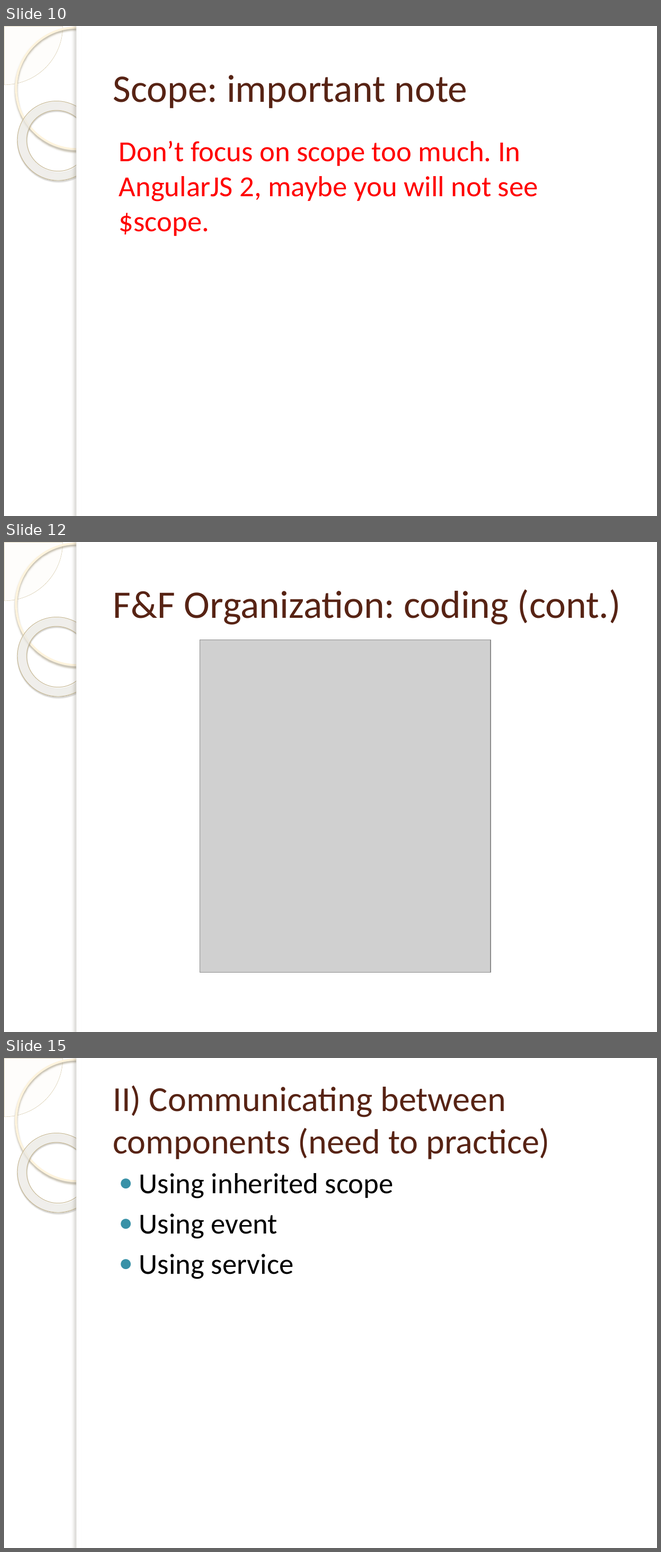
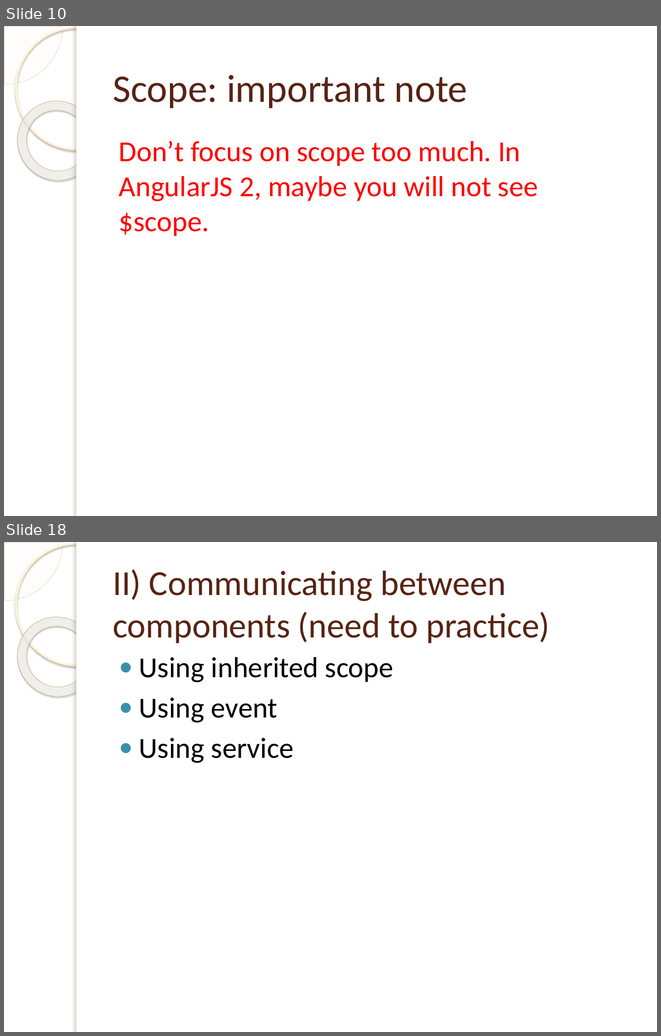
Before and after one commit to xuancong246/documents, a slide deck: Ebooks/AngularJS/AngularJS (Second meeting).pptx. Shown one above the other, each under a label of ours: slides 10, 12 and 15 before the commit, slides 10 and 18 after it; the slides between them are not shown. The pictures are 661x1552 and 661x1036 pixels, drawn with LibreOffice and Linux fonts; fonts in the diff are those of the drawing; grey boxes stand for pictures; background and template pictures are left out. Boxes give left, top, right and bottom in pixels: in the first picture for what was removed or moved away, otherwise in the second. Text is boxed around its words. In the diff, an @@ line names an element or a change of style, - is before the commit and + after.

```diff
--- a/Ebooks/AngularJS/AngularJS (Second meeting).pptx
+++ b/Ebooks/AngularJS/AngularJS (Second meeting).pptx
@@ slide 12 removed at box(4, 542, 657, 1032), background picture (left out); not listed: 5 template elements that a slide beside it also shows @@
@@ title removed at box(113, 589, 621, 625) @@
-F&F Organization: coding (cont.)
@@ picture removed at box(200, 640, 491, 972) @@
@@ what was slide 15 is now slide 18 @@
```
Also in this commit, not shown: 1 slide changed, 6 slides added, 2 other slides removed.
